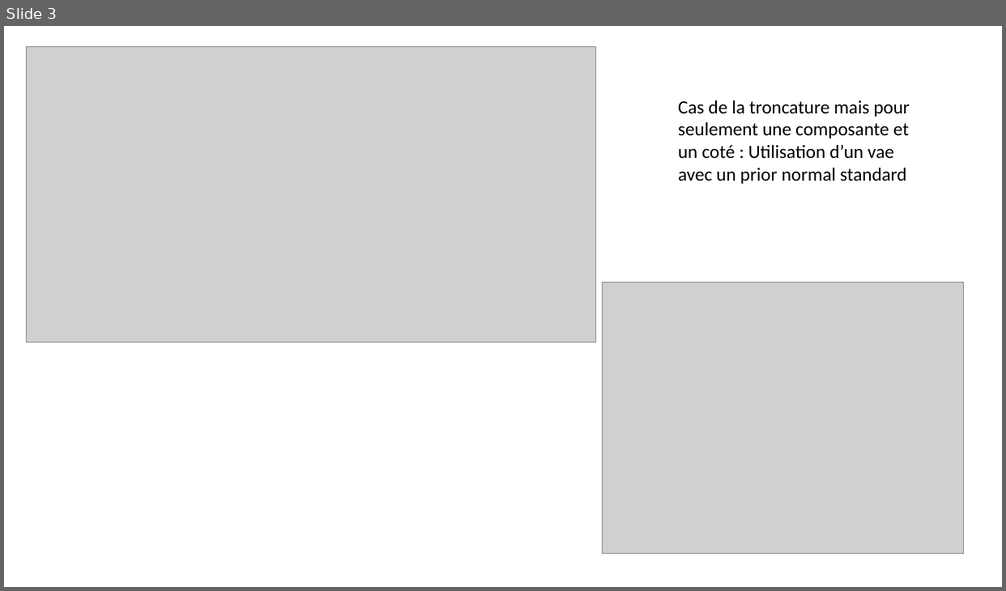
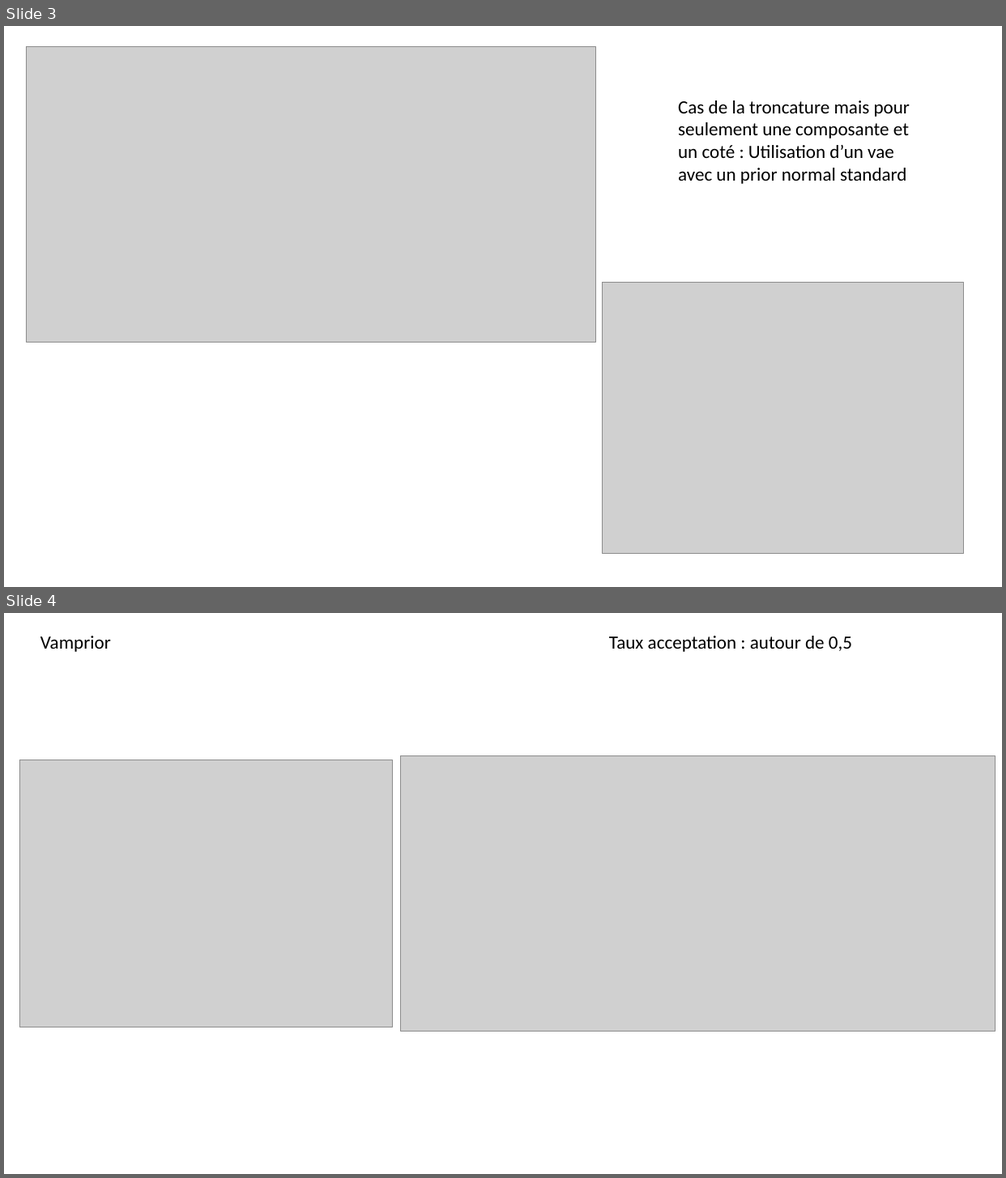
Before and after one commit to imn167/VAE_SS, a slide deck: Présentation1.pptx. Shown one above the other, each under a label of ours: slide 3 before the commit, slides 3 and 4 after it. The pictures are 1006x591 and 1006x1178 pixels, drawn with LibreOffice and Linux fonts; fonts in the diff are those of the drawing; grey boxes stand for pictures. Boxes give left, top, right and bottom in pixels: in the first picture for what was removed or moved away, otherwise in the second. Text is boxed around its words. In the diff, an @@ line names an element or a change of style, - is before the commit and + after.

```diff
--- a/Présentation1.pptx
+++ b/Présentation1.pptx
@@ slide 4 added at (x1=4, y1=613, x2=1002, y2=1174), background #FFFFFF @@
@@ text added at (x1=40, y1=636, x2=111, y2=652), 18 pt, text #000000 @@
+Vamprior
@@ text added at (x1=609, y1=636, x2=852, y2=652), 18 pt, text #000000 @@
+Taux acceptation : autour de 0,5
@@ picture added at (x1=401, y1=756, x2=995, y2=1032) @@
@@ picture added at (x1=19, y1=760, x2=394, y2=1028) @@
```
Also in this commit, not shown: 1 slide changed, 2 other slides added, 2 slides removed, 24 other files.
